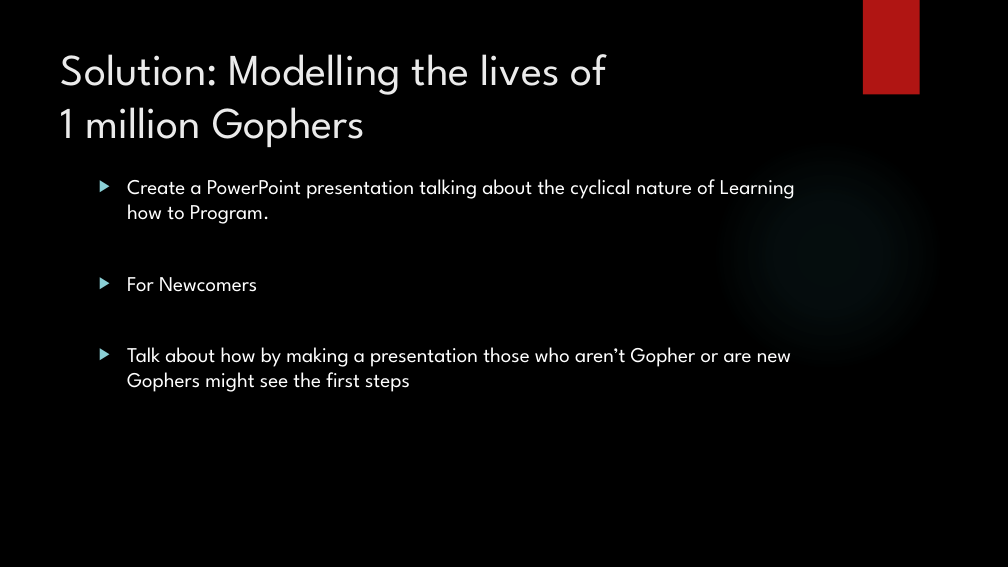
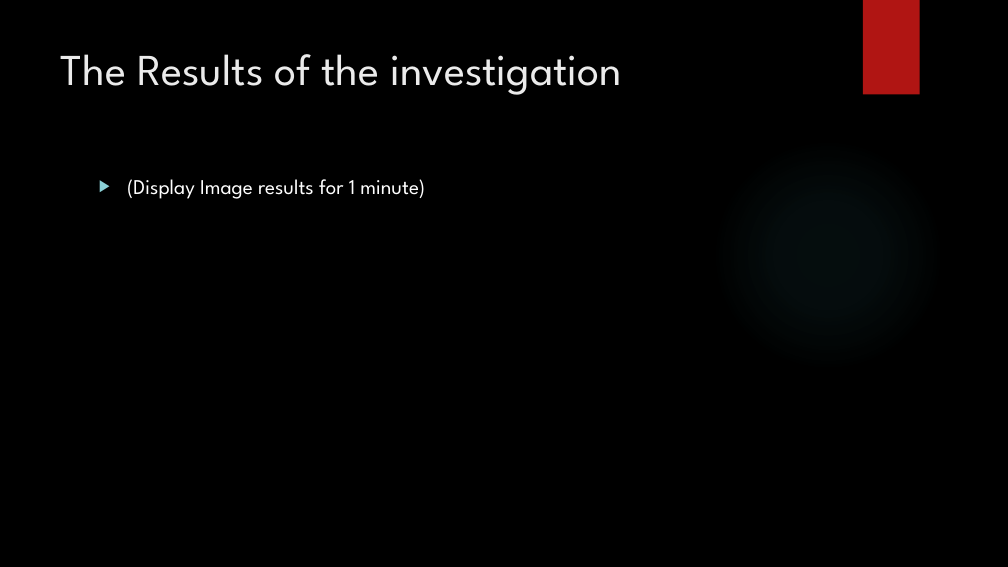
Before and after one commit to jaminologist/GopherLife, a slide deck: slide 32 of GopherLife.pptx (slide 45 before the commit). Drawn at 1008x567 pixels with LibreOffice and Linux fonts; fonts in the diff are those of the drawing; background and template pictures are left out. Boxes give left, top, right and bottom in pixels: in the first picture for what was removed or moved away, otherwise in the second. Text is boxed around its words. In the diff, an @@ line names an element or a change of style, - is before the commit and + after.

```diff
--- a/GopherLife.pptx
+++ b/GopherLife.pptx
@@ title at [61, 54, 622, 95]: text changed @@
-Solution: Modelling the lives of
-1 million Gophers
+The Results of the investigation
@@ text at [127, 179, 425, 199]: text changed @@
-▶ Create a PowerPoint presentation talking about the cyclical nature of Learning how to Program.
-▶ For Newcomers
-▶ Talk about how by making a presentation those who aren’t Gopher or are new Gophers might see the first steps
+▶ (Display Image results for 1 minute)
```
Also in this commit, not shown: 14 other slides changed, 17 slides added, 15 slides removed, 8 other files.
